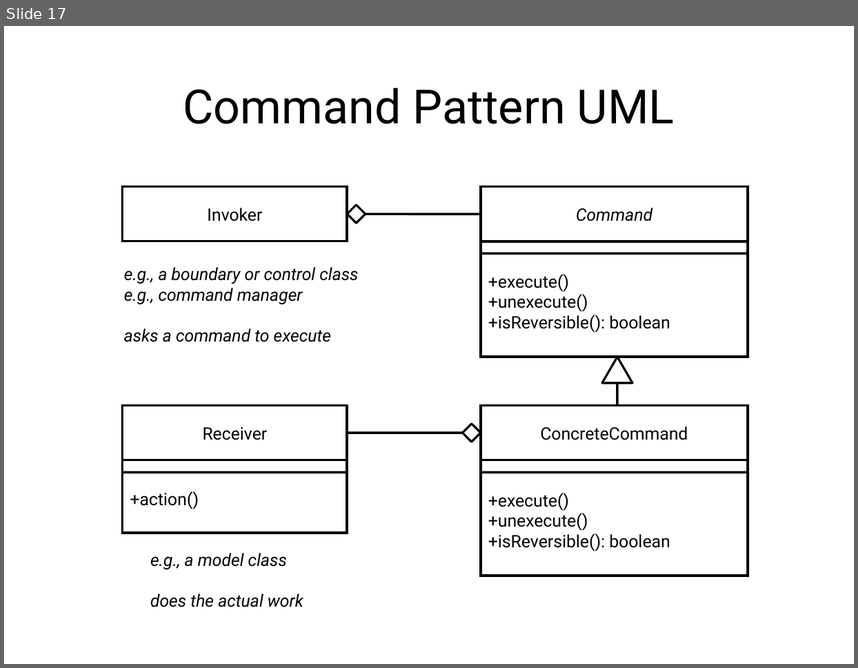
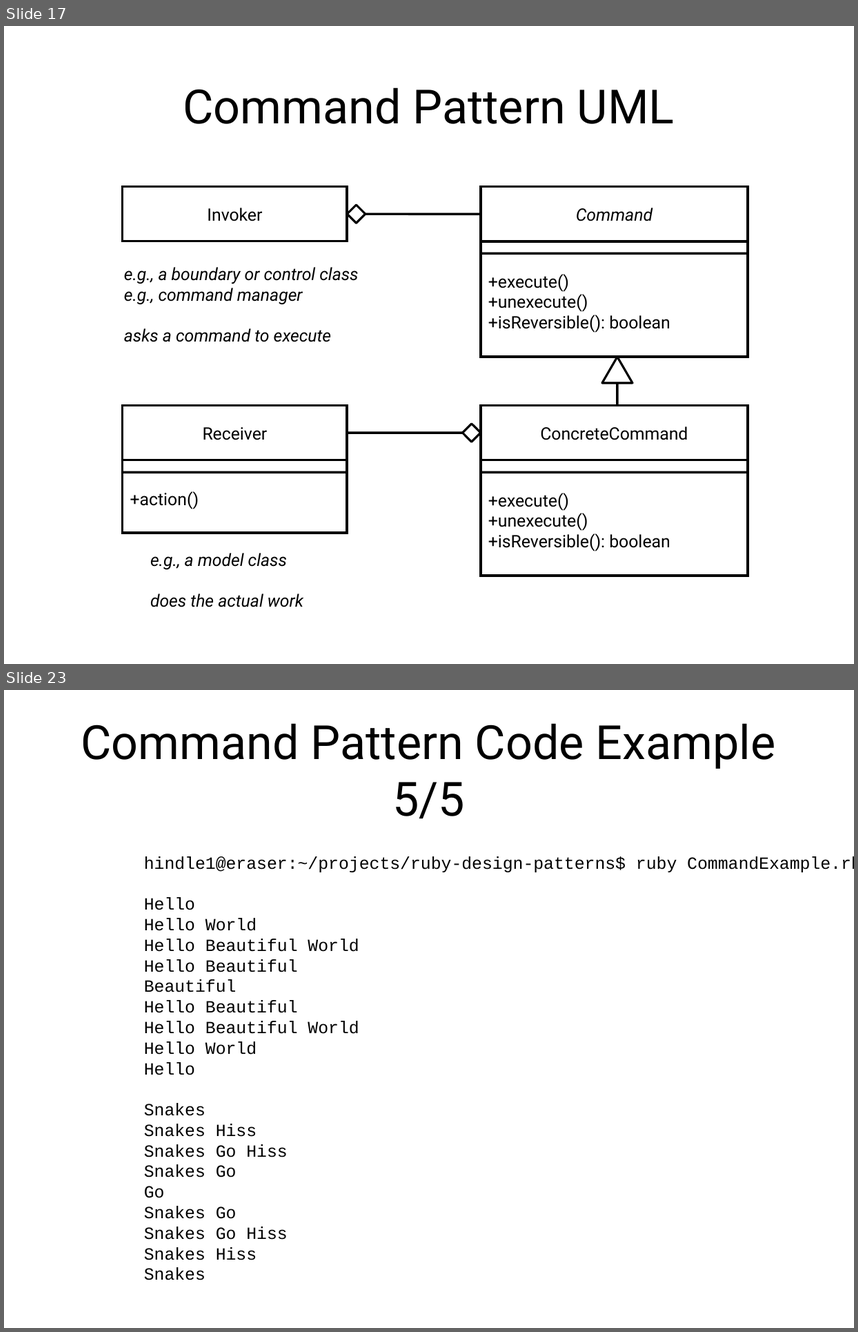
Before and after one commit to abramhindle/ruby-design-patterns, a slide deck: ruby-design-patterns-partI.odp. Shown one above the other, each under a label of ours: slide 17 before the commit, slides 17 and 23 after it; the slides between them are not shown. The pictures are 858x668 and 858x1332 pixels, drawn with LibreOffice and Linux fonts; fonts in the diff are those of the drawing. Boxes give left, top, right and bottom in pixels: in the first picture for what was removed or moved away, otherwise in the second. Text is boxed around its words. In the diff, an @@ line names an element or a change of style, - is before the commit and + after.

```diff
--- a/ruby-design-patterns-partI.odp
+++ b/ruby-design-patterns-partI.odp
@@ slide 23 added at [4,690,854,1328], background #FFFFFF @@
@@ title added at [81,723,776,819], 44 pt, text #000000 @@
+Command Pattern Code Example 5/5
@@ text added at [144,856,854,1280], 16 pt, text #000000 @@
+hindle1@eraser:~/projects/ruby-design-patterns$ ruby CommandExample.rb
+Hello
+Hello World
+Hello Beautiful World
+Hello Beautiful
+Beautiful
+Hello Beautiful
+Hello Beautiful World
+Hello World
+Hello
+Snakes
+Snakes Hiss
+Snakes Go Hiss
+Snakes Go
+Go
+Snakes Go
+Snakes Go Hiss
+Snakes Hiss
+Snakes
```
Also in this commit, not shown: 1 slide changed, 4 other slides added, 1 other file.
